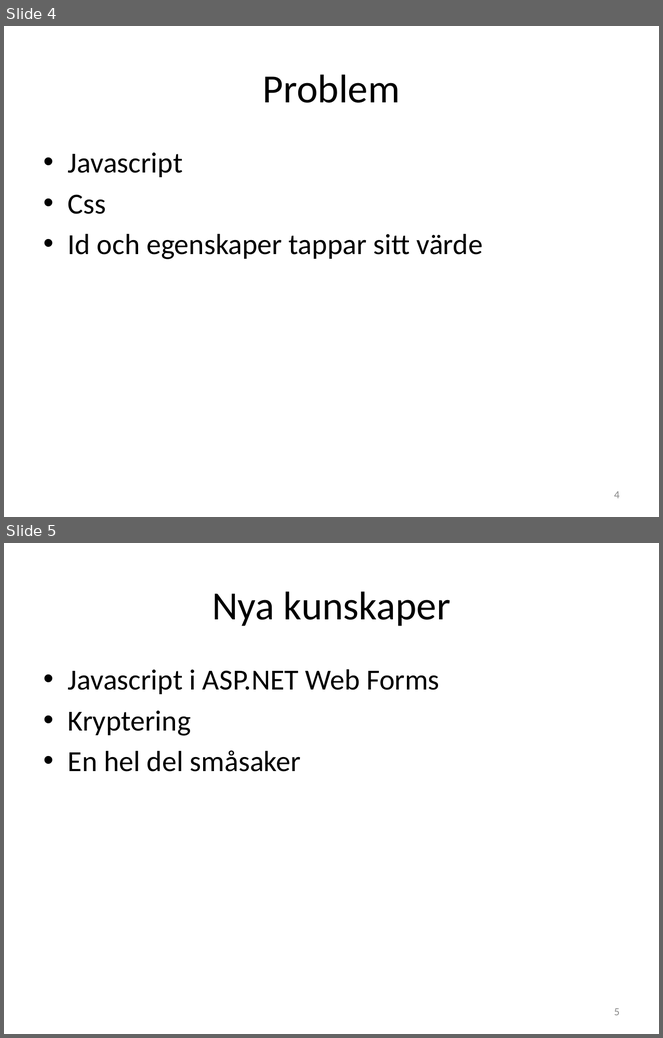
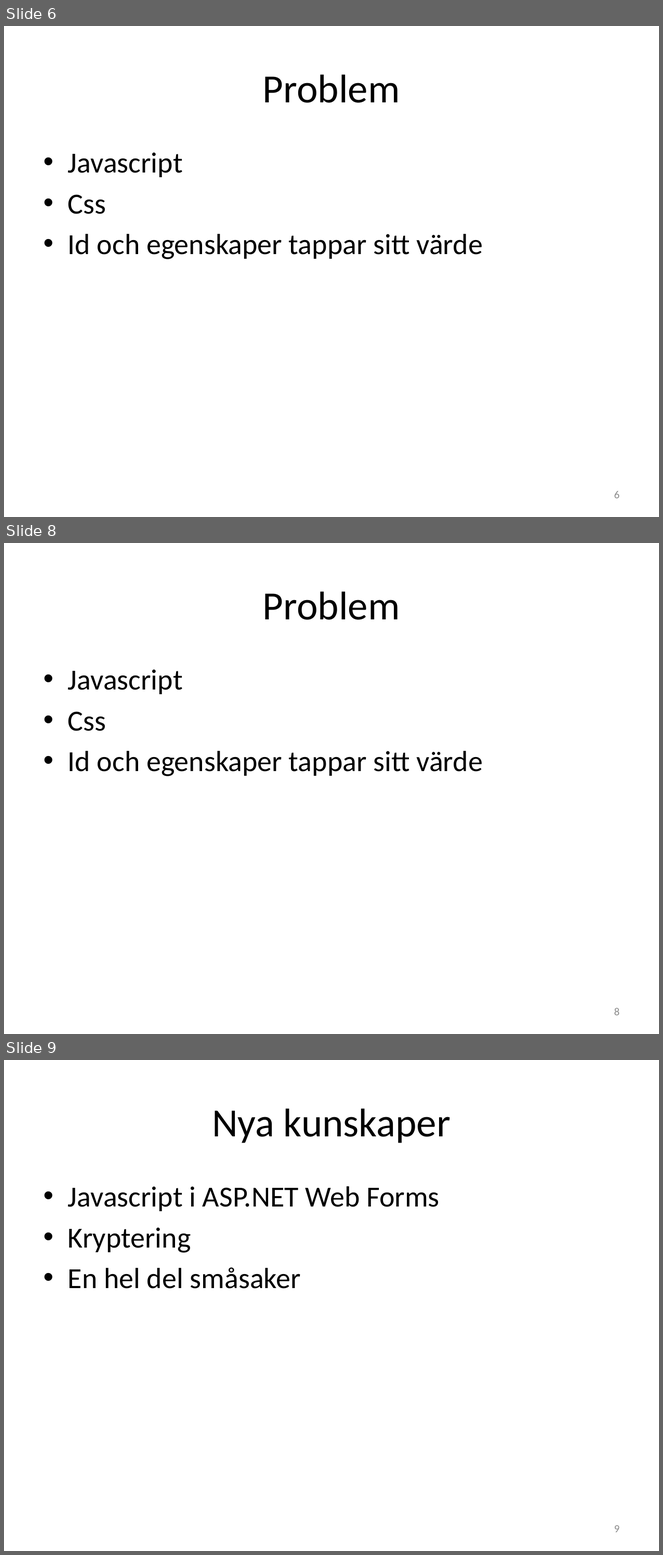
Before and after one commit to me222rs/Individuellt-Mjukvaruutvecklingsprojekt, a slide deck: ignite.pptx. Shown one above the other, each under a label of ours: slides 4 and 5 before the commit, slides 6, 8 and 9 after it; the slides between them are not shown. The pictures are 663x1038 and 663x1555 pixels, drawn with LibreOffice and Linux fonts; fonts in the diff are those of the drawing. Boxes give left, top, right and bottom in pixels: in the first picture for what was removed or moved away, otherwise in the second. Text is boxed around its words. In the diff, an @@ line names an element or a change of style, - is before the commit and + after.

```diff
--- a/ignite.pptx
+++ b/ignite.pptx
@@ slide 8 added at [4,543,659,1034], background #FFFFFF @@
@@ title added at [263,591,400,620], 44 pt, text #000000 @@
+Problem
@@ text added at [68,669,482,776], 32 pt, text #000000 @@
+• Javascript
+• Css
+• Id och egenskaper tappar sitt värde
@@ page number added at [614,1008,620,1016], 12 pt, text #8C8C8C @@
+8
@@ what was slide 4 is now slide 6 @@
@@ page number at [614,491,620,499]: text changed @@
-4
+6
@@ what was slide 5 is now slide 9 @@
@@ page number at [614,1525,620,1533]: text changed @@
-5
+9
```
Also in this commit, not shown: 1 slide changed, 3 other slides added, 4 slides removed, 17 other files.
